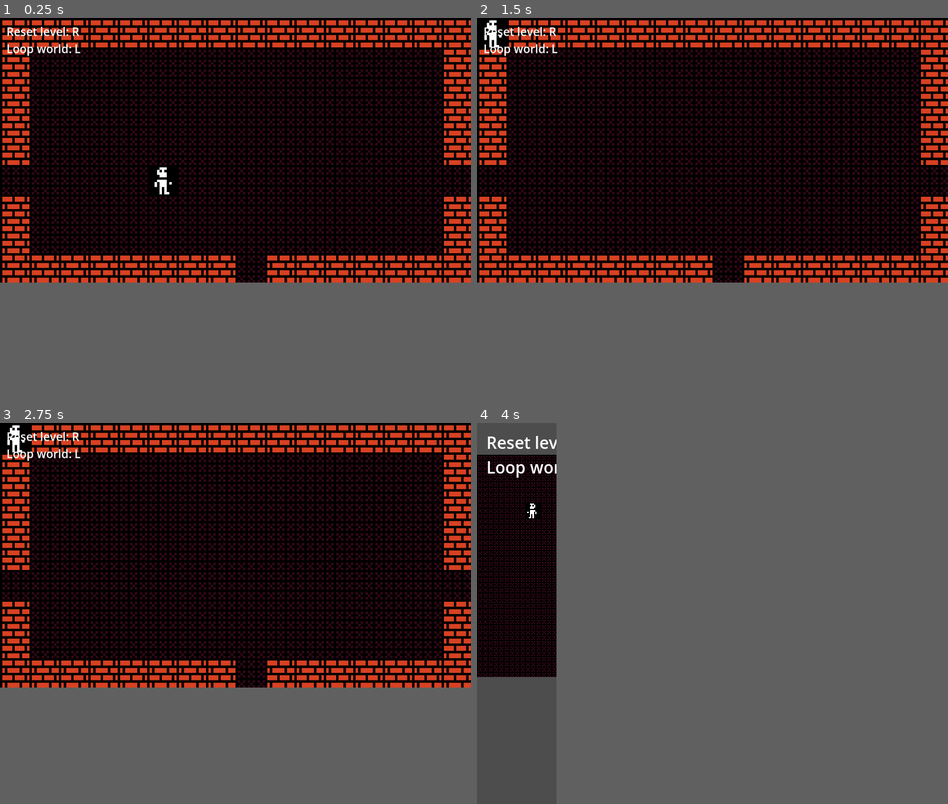
Above: before the commit, frames 1-4 (two rows, left to right).
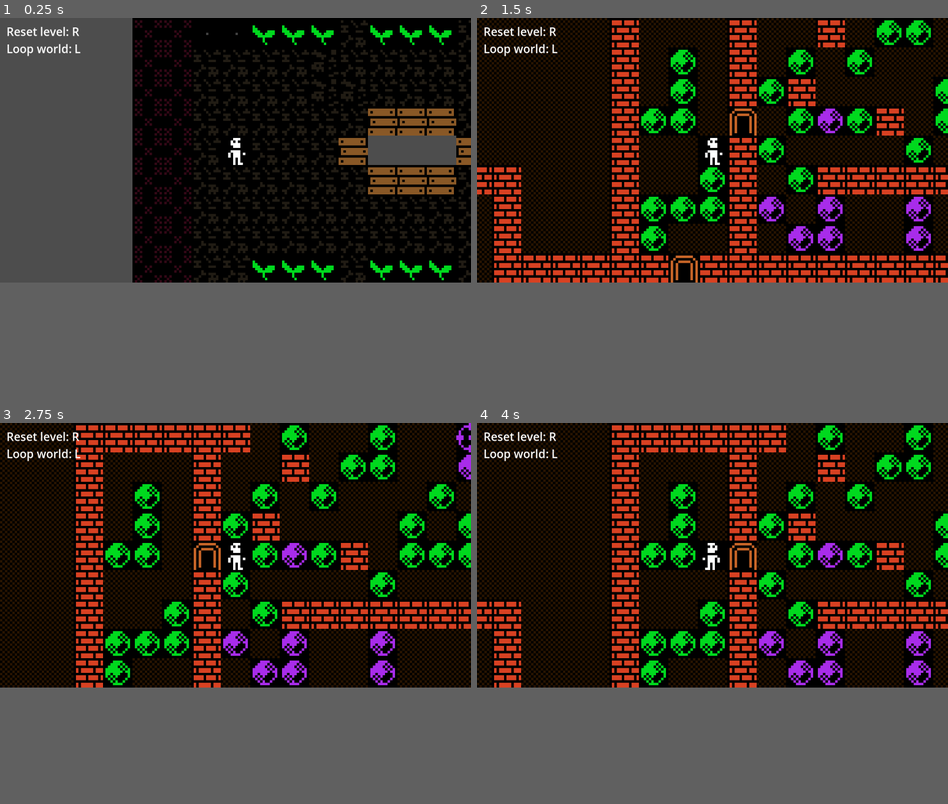
Above: after the commit, the same moments.

Repository: janhrastnik/gmtk2025
Game: Godot game, scene res://scenes/Lab_world.tscn
The game is run twice, just before and just after one commit, with the same random seed, the same clock (stepped at 60 frames per second) and the same inputs. Before the commit the project starts from res://scenes/room_resolution_test.tscn.
Inputs:
- Up to frame 1 (0.25 s): no input
- Up to frame 2 (1.5 s): tap Enter at 0.5 s; hold D (right) 0.53-1.28 s; hold L (loop) 0.53-1.28 s; tap R (reset) at 1.25 s; hold S (down) from 1.28 s (still down); tap L (loop) at 1.35 s
- Up to frame 3 (2.75 s): tap R (reset) at 2 s; release S (down) at 2.03 s; hold D (right) from 2.03 s (still down); hold L (loop) from 2.03 s (still down)
- Up to frame 4 (4 s): tap R (reset) at 2.75 s; release D (right) at 2.78 s; release L (loop) at 2.78 s; hold W (up) 2.78-3.53 s; tap L (loop) at 2.85 s; hold A (left) from 3.53 s (still down); hold L (loop) from 3.53 s (still down)
In our replay, in frame 4 the window is 135x648 before the commit and 800x450 after it. These sizes can differ from the game's own. Grey fills any space a smaller window leaves; there, only what the larger window draws over its background counts as a difference.

The runs differ from the first frame. In frame 1, 42% of the frame differs, in the area x 0-100%, y 0-70%; in frame 2, 30%; in frame 3, 32%; in frame 4, 34%.

Commit message:
more tilesets

Diff:
--- a/project.godot
+++ b/project.godot
@@ -11,7 +11,7 @@
 [application]
 
 config/name="gmtk2025"
-run/main_scene="uid://cexi6aq2u2acm"
+run/main_scene="uid://dg5qgpvblwkmw"
 config/features=PackedStringArray("4.4", "Forward Plus")
 config/icon="res://icon.svg"
 
--- a/resources/urizen_tile_set.tres
+++ b/resources/urizen_tile_set.tres
@@ -1,7 +1,9 @@
-[gd_resource type="TileSet" load_steps=5 format=3 uid="uid://cded1nikcxtrf"]
+[gd_resource type="TileSet" load_steps=9 format=3 uid="uid://cded1nikcxtrf"]
 
 [ext_resource type="Texture2D" uid="uid://cfdgepsjcnfme" path="res://assets/tilesets/misc_objects.png" id="1_r5h3a"]
 [ext_resource type="Texture2D" uid="uid://5gq4krkq15gl" path="res://assets/tilesets/walls_animals_objects.png" id="2_k66yg"]
+[ext_resource type="Texture2D" uid="uid://cs1hoyp07jx6g" path="res://assets/tilesets/roads.png" id="3_hmfdw"]
+[ext_resource type="Texture2D" uid="uid://d2iyljuedaxnx" path="res://assets/tilesets/scifi.png" id="4_nntcj"]
 
 [sub_resource type="TileSetAtlasSource" id="TileSetAtlasSource_k66yg"]
 texture = ExtResource("1_r5h3a")
@@ -38,9 +40,23 @@
 0:9/0 = 0
 1:9/0 = 0
 
+[sub_resource type="TileSetAtlasSource" id="TileSetAtlasSource_i3y66"]
+texture = ExtResource("3_hmfdw")
+margins = Vector2i(1, 1)
+separation = Vector2i(1, 1)
+texture_region_size = Vector2i(12, 12)
+
+[sub_resource type="TileSetAtlasSource" id="TileSetAtlasSource_rlkc0"]
+texture = ExtResource("4_nntcj")
+margins = Vector2i(1, 1)
+separation = Vector2i(1, 1)
+texture_region_size = Vector2i(12, 12)
+
 [resource]
 tile_size = Vector2i(12, 12)
 custom_data_layer_0/name = "is_colliding"
 custom_data_layer_0/type = 1
 sources/1 = SubResource("TileSetAtlasSource_r5h3a")
 sources/0 = SubResource("TileSetAtlasSource_k66yg")
+sources/2 = SubResource("TileSetAtlasSource_i3y66")
+sources/3 = SubResource("TileSetAtlasSource_rlkc0")
--- a/scenes/level_area.gd
+++ b/scenes/level_area.gd
@@ -10,16 +10,19 @@
 
 @onready var collision_shape: CollisionShape2D = $CollisionShape2D
 
+var is_first_physics_frame = true
+
+# a list of references to objects
+var level_objects = []
+
 func _ready() -> void:
-	collision_shape.shape = level_shape
-	collision_shape.position = level_shape.size/2
+	if level_shape:
+		collision_shape.shape = level_shape
+		collision_shape.position = level_shape.size/2
 
-func _process(delta: float) -> void:
-	if Engine.is_editor_hint():
-		# Code to execute in editor.
-		# print("foo")
-		# collision_shape.shape = level_shape
-		pass
+func _physics_process(delta: float) -> void:
+	if is_first_physics_frame:
+		find_level_objects()
 
 func _on_shape_changed():
 	# print("changed level shape")
@@ -33,3 +36,10 @@
 		# print("emited")
 		parent.set_starting_level_position(parent.position)
 		GameData.camera_move_events.emit(position, level_shape.size)
+
+func find_level_objects():
+	# We find objects that belong to this level. We do this so that when the player
+	# hits reset in a level, we know which objects to reset
+	for area in get_overlapping_areas():
+		pass
+	pass
